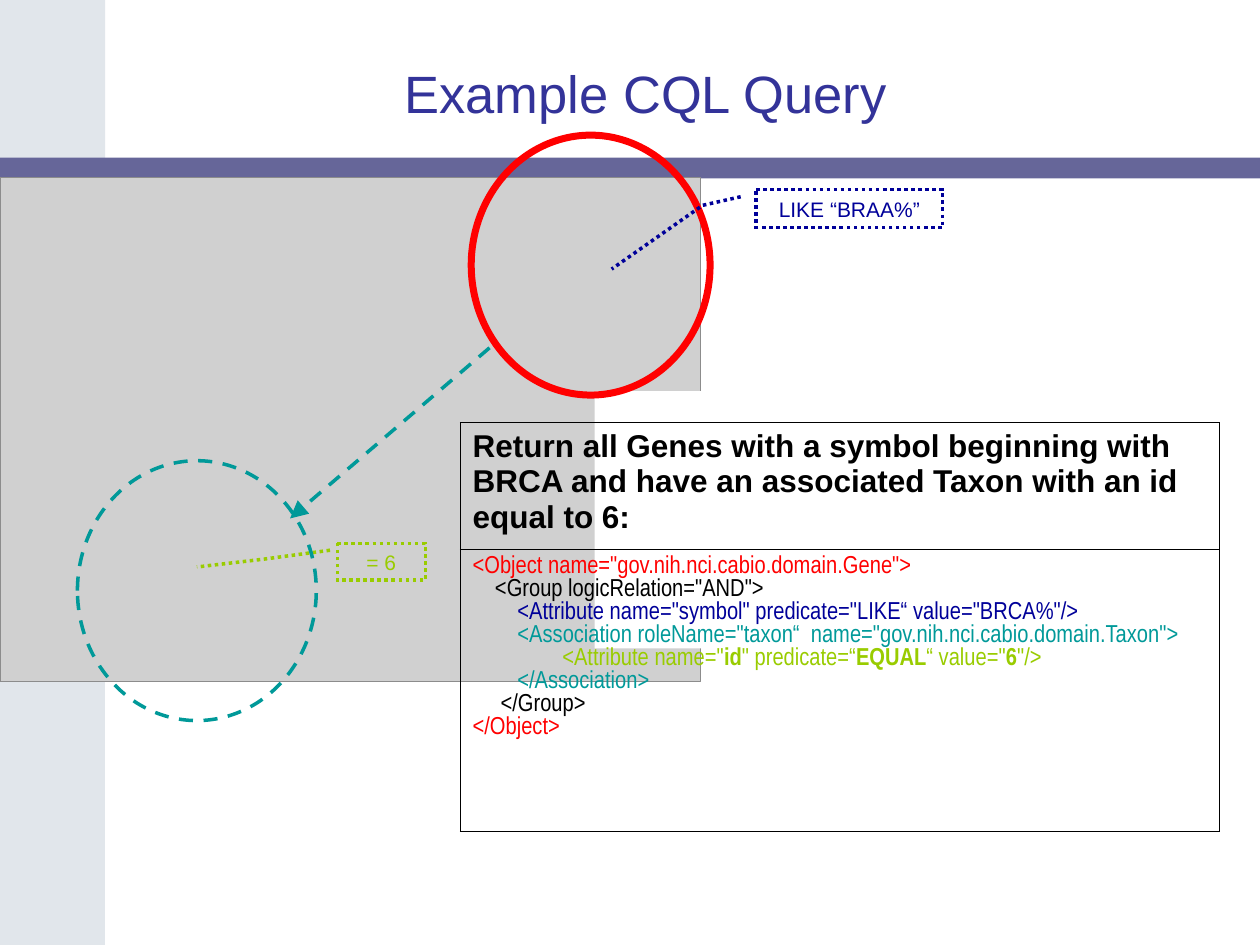
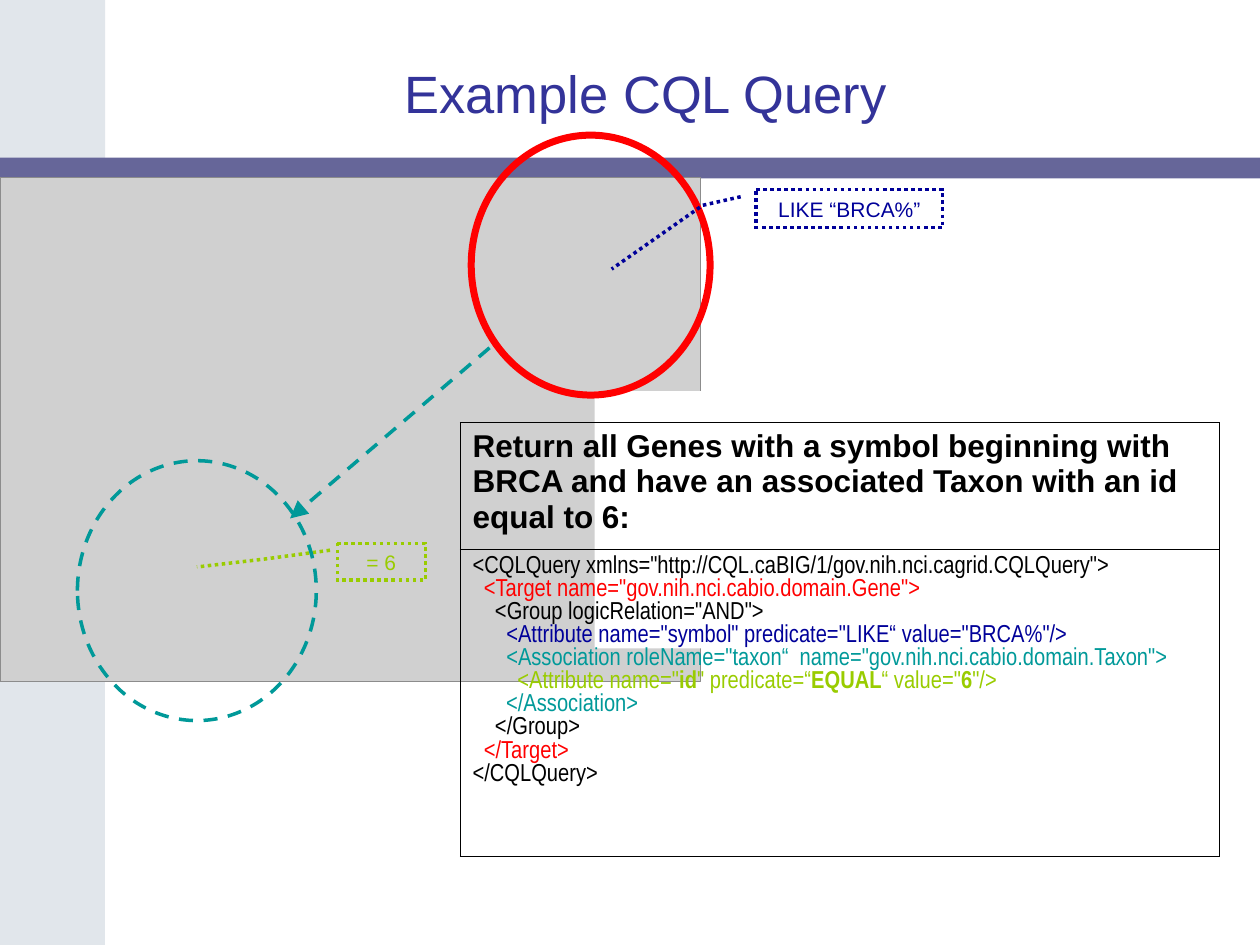
Before and after one commit to NCIP/cagrid-docs, a slide deck: slide 28 of docs/DataService/Slides/caGrid-1.0-Data-Services-20060605.ppt. Drawn at 1260x945 pixels with LibreOffice and Linux fonts; fonts in the diff are those of the drawing; grey boxes stand for pictures; background and template pictures are left out. Boxes give left, top, right and bottom in pixels: in the first picture for what was removed or moved away, otherwise in the second. Text is boxed around its words. In the diff, an @@ line names an element or a change of style, - is before the commit and + after.

```diff
--- a/docs/DataService/Slides/caGrid-1.0-Data-Services-20060605.ppt
+++ b/docs/DataService/Slides/caGrid-1.0-Data-Services-20060605.ppt
@@ text in border callout at [778, 202, 920, 218]: text changed @@
-LIKE “BRAA%”
+LIKE “BRCA%”
@@ table at [460, 422, 1218, 854] @@
@@ row 2, column 1: "<Object name="gov.nih.nci.cabio.domain.Gene"> / <Group logicRelation="AND"> / <Attribute name="symbol" predicate="LIKE“ value="BRCA%"/> / <Association roleName="taxon“ name="gov.nih.nci.cabio.domain.Taxon"> / <Attribute name="id" predicate=“EQUAL“ value="6"/> / </Association> / </Group> / </Object>" to "<CQLQuery xmlns="http://CQL.caBIG/1/gov.nih.nci.cagrid.CQLQuery"> / <Target name="gov.nih.nci.cabio.domain.Gene"> / <Group logicRelation="AND"> / <Attribute name="symbol" predicate="LIKE“ value="BRCA%"/> / <Association roleName="taxon“ name="gov.nih.nci.cabio.domain.Taxon"> / <Attribute name="id" predicate=“EQUAL“ value="6"/> / </Association> / </Group> / </Target> / </CQLQuery>" @@
```
Also in this commit, not shown: 3 other slides changed.
